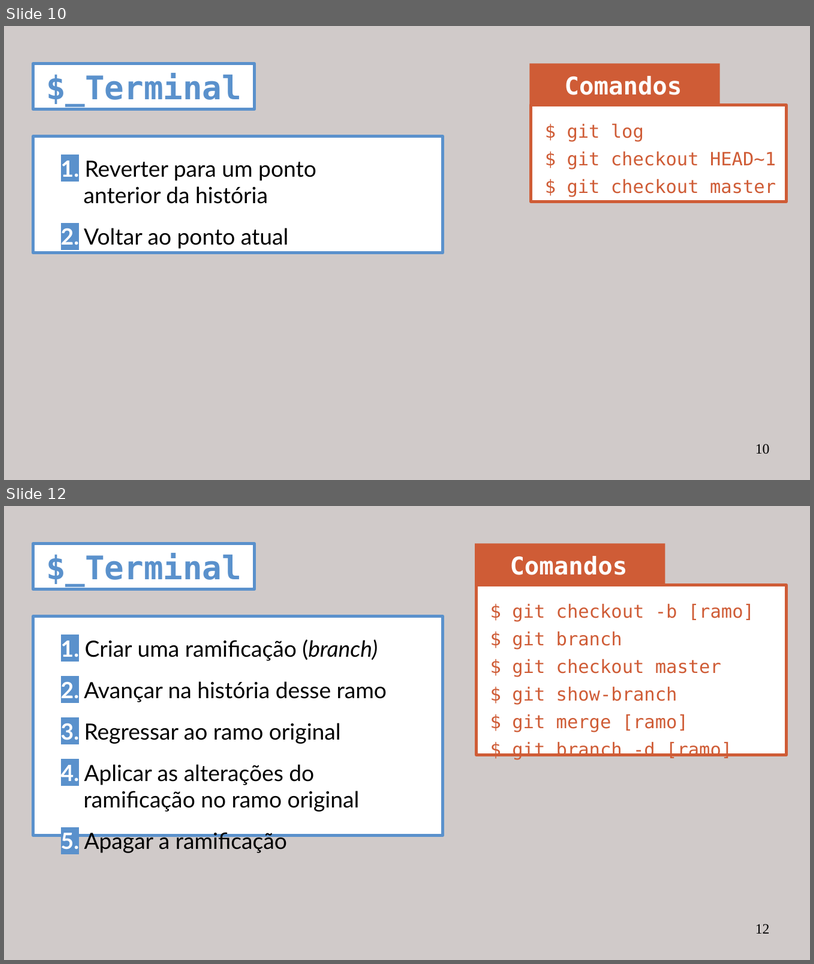
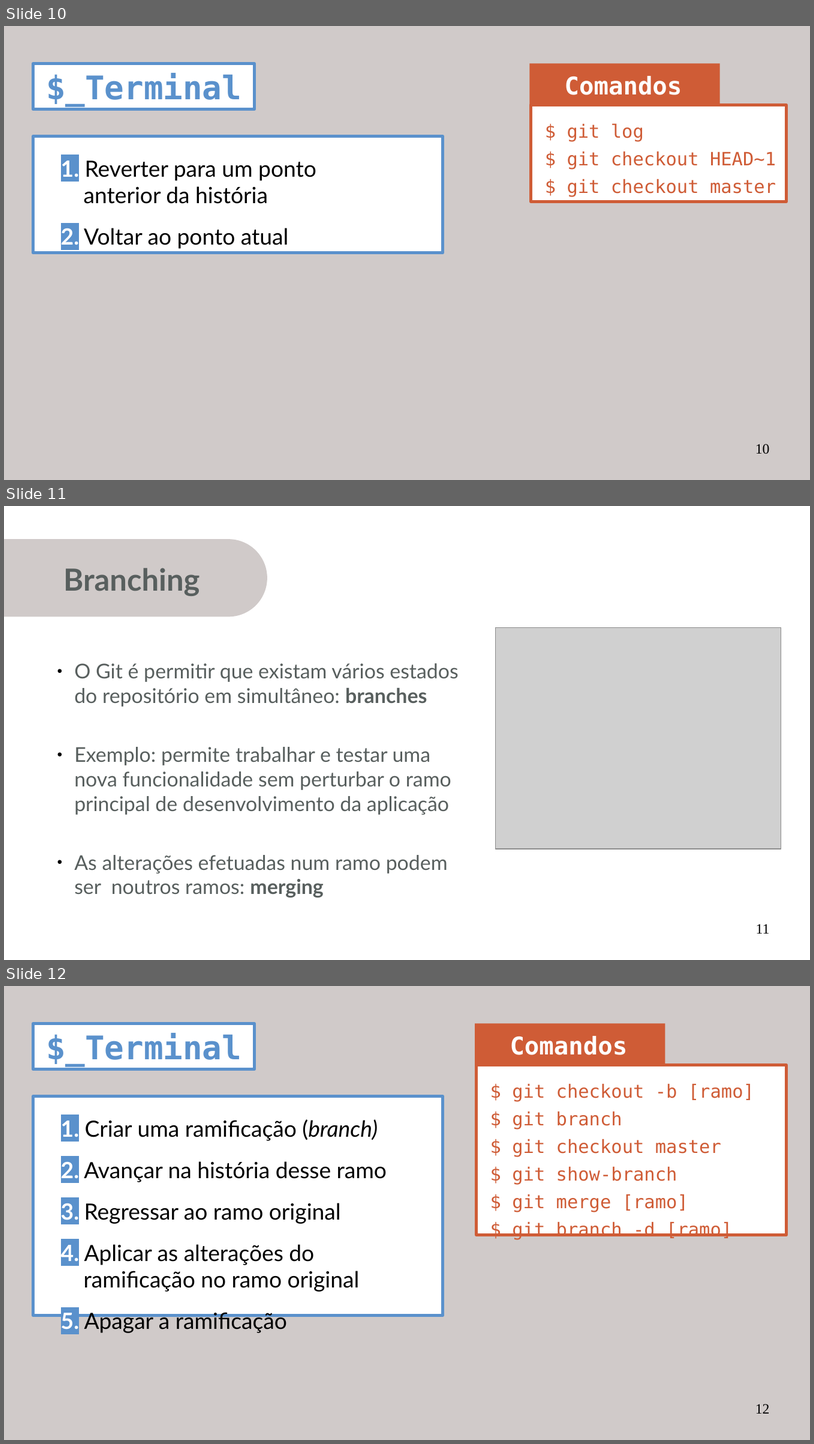
Before and after one commit to miguelpinho/git-lecture, a slide deck: lecture_pt.odp. Shown one above the other, each under a label of ours: slides 10 and 12 before the commit, slides 10, 11 and 12 after it; the slides between them are not shown. The pictures are 814x964 and 814x1444 pixels, drawn with LibreOffice and Linux fonts; fonts in the diff are those of the drawing; grey boxes stand for pictures. Boxes give left, top, right and bottom in pixels: in the first picture for what was removed or moved away, otherwise in the second. Text is boxed around its words. In the diff, an @@ line names an element or a change of style, - is before the commit and + after.

Commit message:
Add branching slides.

```diff
--- a/lecture_pt.odp
+++ b/lecture_pt.odp
@@ slide 11 added at box(4, 506, 810, 960), background #FFFFFF @@
@@ freeform shape added at box(4, 539, 268, 617), fill #D0CAC9 @@
@@ title added at box(56, 568, 129, 591), 54 pt, text #FFFFFF, bold @@
+Git
@@ text added at box(63, 568, 200, 596), 30 pt, text #585F5E, bold @@
+Branching
@@ picture added at box(496, 627, 781, 849) @@
@@ text added at box(74, 663, 458, 873), 20 pt, text #585F5E @@
+● O Git é permitir que existam vários estados do repositório em simultâneo: branches
+● Exemplo: permite trabalhar e testar uma nova funcionalidade sem perturbar o ramo principal de desenvolvimento da aplicação
+● As alterações efetuadas num ramo podem ser noutros ramos: merging
@@ page number added at box(756, 924, 770, 933), 14 pt, text #000000 @@
+11
```
Also in this commit, not shown: 4 slides changed, 4 other files.
